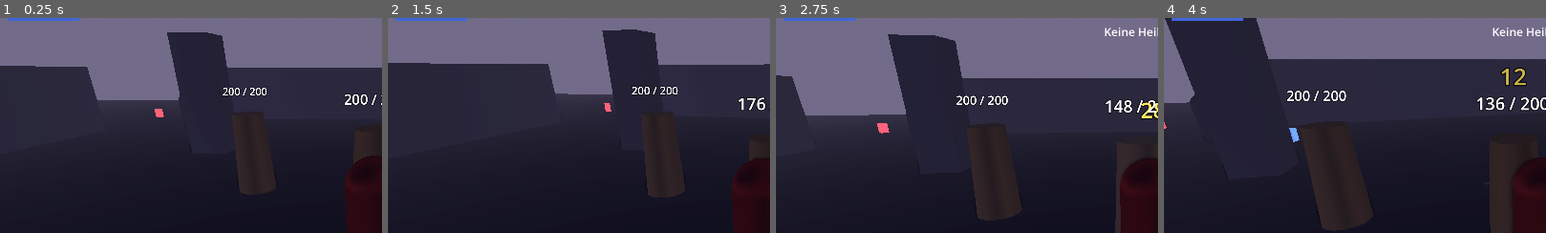
Above: before the commit, frames 1-4 (left to right).
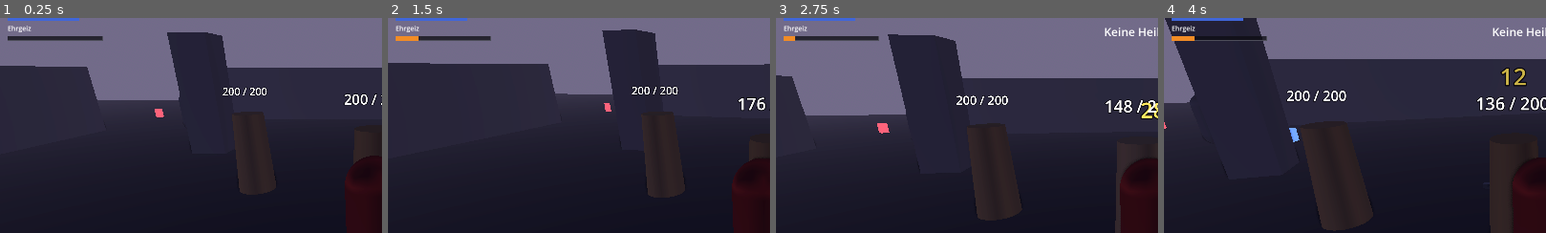
Above: after the commit, the same moments.

Repository: Aurelvonwatzdorf/nr1
Game: Godot game, scene res://tests/smoke_test.tscn
Two runs of this game, one before a commit and one after it. Both use one fixed random seed, a clock stepped at 60 frames per second and the inputs below. This scene is started directly instead of the project's main scene.
Inputs (mouse positions are % of the whole screen's width and height, from its top left):
- Up to frame 1 (0.25 s): no input
- Up to frame 2 (1.5 s): move the mouse to (55, 50) at 0.52 s; hold Right mouse button (block) 0.53-1.28 s; hold W (move_forward) from 0.53 s (still down); click (55, 50) at 0.6 s; move the mouse to (45, 50) at 1.27 s; right-click (45, 50) at 1.35 s
- Up to frame 3 (2.75 s): keep holding W (move_forward); tap R (heal) at 1.55, 2.1 s; move the mouse to (52, 48) at 2.02 s; hold Shift (sprint) from 2.03 s (still down)
- Up to frame 4 (4 s): keep holding W (move_forward); move the mouse to (49, 52) at 2.77 s; release Shift (sprint) at 2.78 s; tap Shift (sprint) at 2.85 s; click (49, 52) at 3.05 s; move the mouse to (57, 51) at 3.52 s; hold Right mouse button (block) from 3.53 s (still down); click (57, 51) at 3.6 s
The pictures show only the part of the screen within x 1-51%, y 12-62%; the shares and areas given below are measured in that part.

The runs differ from the first frame. In frame 1, 0.7% of the frame differs, in the area x 2-27%, y 3-11%; in frame 2, 0.7%; in frame 3, 0.7%; in frame 4, 0.6%.

Commit message:
M5 step 3: Aurel's ambition and his nine skills
AmbitionComponent grows with landed hits, drops when Aurel is hit or
idle, and adds up to +20% damage (shown as a fourth HUD bar). Skills:
Hunger, chain strikes, summit (free attacks at full ambition), sparks,
burning embers, wildfire shockwave, corporate badge (shorter detection),
weak spots (+15% vs corporate) and takeover (longer parry stun).
Enemies gain a faction and can burn.

Co-Authored-By: Claude Opus 5.5 <noreply@anthropic.com>
Claude-Session: https://claude.ai/code/session_01RjnwZ2TtYogGPE8DCJukRJ

Diff:
--- a/game/resources/characters/aurel.tres
+++ b/game/resources/characters/aurel.tres
@@ -13,4 +13,5 @@
 light_attack = ExtResource("2_light")
 heavy_attack = ExtResource("3_heavy")
 skill_tree = ExtResource("4_tree")
+special_resource = &"ambition"
 placeholder_color = Color(0.75, 0.22, 0.2, 1)
--- a/game/resources/enemies/corporate_guard.tres
+++ b/game/resources/enemies/corporate_guard.tres
@@ -6,6 +6,7 @@
 [resource]
 script = ExtResource("1_enemy")
 display_name = "Konzernwache"
+faction = &"corporate"
 max_health = 80.0
 memories_reward = 50
 attack = ExtResource("2_attack")
--- a/game/scenes/ui/hud.tscn
+++ b/game/scenes/ui/hud.tscn
@@ -16,6 +16,9 @@
 [sub_resource type="StyleBoxFlat" id="StyleBoxFlat_stamina"]
 bg_color = Color(0.2, 0.62, 0.3, 1)
 
+[sub_resource type="StyleBoxFlat" id="StyleBoxFlat_special"]
+bg_color = Color(0.95, 0.55, 0.15, 1)
+
 [sub_resource type="StyleBoxFlat" id="StyleBoxFlat_focus"]
 bg_color = Color(0.25, 0.4, 0.85, 1)
 
@@ -65,6 +68,23 @@
 value = 100.0
 show_percentage = false
 
+[node name="SpecialLabel" type="Label" parent="Bars"]
+unique_name_in_owner = true
+visible = false
+layout_mode = 2
+theme_override_font_sizes/font_size = 14
+text = "Ehrgeiz"
+
+[node name="SpecialBar" type="ProgressBar" parent="Bars"]
+unique_name_in_owner = true
+visible = false
+custom_minimum_size = Vector2(200, 10)
+layout_mode = 2
+size_flags_horizontal = 0
+theme_override_styles/background = SubResource("StyleBoxFlat_background")
+theme_override_styles/fill = SubResource("StyleBoxFlat_special")
+show_percentage = false
+
 [node name="ControlsLabel" type="Label" parent="."]
 anchors_preset = 2
 anchor_top = 1.0
--- a/game/scripts/characters/character_data.gd
+++ b/game/scripts/characters/character_data.gd
@@ -51,6 +51,11 @@
 @export var light_attack: AttackData
 @export var heavy_attack: AttackData
 
+@export_group("Besonderheit")
+## Eigene Ressource der Figur: &"ambition" (Aurels Ehrgeiz), &"ravens" (Tahirou,
+## folgt), leer = keine.
+@export var special_resource: StringName = &""
+
 @export_group("Darstellung")
 ## Farbe der Platzhalter-Kapsel, solange es kein Modell gibt.
 @export var placeholder_color: Color = Color(0.8, 0.8, 0.8)
--- a/game/scripts/combat/hitbox.gd
+++ b/game/scripts/combat/hitbox.gd
@@ -10,6 +10,10 @@
 
 ## Team des Angreifers (z. B. &"player", &"enemy").
 @export var team: StringName = &""
+
+## Optional: func(ziel: Hurtbox, schaden: float) -> float. Passt den Schaden je
+## Ziel an (z. B. Bonus gegen bestimmte Gegner).
+var damage_modifier: Callable
 
 var _active: bool = false
 var _damage: float = 0.0
@@ -50,7 +54,7 @@
 			continue
 		_already_hit.append(hurtbox)
 		var hit := HitData.new()
-		hit.damage = _damage
+		hit.damage = damage_modifier.call(hurtbox, _damage) if damage_modifier.is_valid() else _damage
 		hit.knockback = _knockback
 		hit.source = owner as Node3D
 		var to_target := hurtbox.global_position - global_position
--- /dev/null
+++ b/game/scripts/components/ambition_component.gd
@@ -0,0 +1,53 @@
+class_name AmbitionComponent
+extends StatPoolComponent
+## Aurels Ehrgeiz (0 bis 100). Wächst mit jedem eigenen Treffer, sinkt, wenn er
+## getroffen wird oder eine Weile nicht angreift. Voller Ehrgeiz = mehr Schaden.
+
+## Ehrgeiz pro eigenem Treffer.
+@export var gain_per_hit: float = 12.0
+## So lange nach dem letzten Treffer bleibt der Ehrgeiz stabil.
+@export var decay_delay: float = 2.5
+@export var decay_per_second: float = 15.0
+## Verlust, wenn Aurel selbst getroffen wird.
+@export var loss_when_hit: float = 25.0
+## Schadens-Bonus bei vollem Ehrgeiz (0.2 = +20 %).
+@export var max_damage_bonus: float = 0.2
+
+var _time_since_hit: float = 0.0
+
+
+func _ready() -> void:
+	super._ready()
+	current = 0.0
+
+
+func _physics_process(delta: float) -> void:
+	_time_since_hit += delta
+	if _time_since_hit > decay_delay and current > 0.0:
+		remove(decay_per_second * delta)
+
+
+## Eigener Treffer gelandet.
+func on_hit_landed() -> void:
+	var gain := gain_per_hit
+	if GameState.has_skill(&"aurel_hunger"):
+		gain *= 1.5
+	add(gain)
+	_time_since_hit = 0.0
+
+
+## Selbst getroffen worden.
+func on_got_hit() -> void:
+	remove(loss_when_hit)
+
+
+func is_full() -> bool:
+	return current >= max_value - 0.01
+
+
+func get_damage_bonus() -> float:
+	return get_ratio() * max_damage_bonus
+
+
+func spend_all() -> void:
+	remove(current)
--- a/game/scripts/enemies/enemy.gd
+++ b/game/scripts/enemies/enemy.gd
@@ -28,6 +28,9 @@
 
 var _material: StandardMaterial3D
 var _pose_tween: Tween
+## Brennen (z. B. durch Aurels „Glutnarben“): Schaden pro Sekunde und Restzeit.
+var _burn_damage_per_second: float = 0.0
+var _burn_time_left: float = 0.0
 
 
 func _ready() -> void:
@@ -49,6 +52,7 @@
 
 func _physics_process(delta: float) -> void:
 	attack_cooldown_left = maxf(attack_cooldown_left - delta, 0.0)
+	_update_burn(delta)
 	if not is_on_floor():
 		velocity.y -= gravity * delta
 	state_machine.physics_update(delta)
@@ -87,6 +91,36 @@
 		return
 	var target_angle := atan2(-direction.x, -direction.z)
 	rotation.y = lerp_angle(rotation.y, target_angle, 1.0 - exp(-data.turn_speed * delta))
+
+
+## Sichtweite, angepasst an Fähigkeiten der Spielfigur (z. B. „Firmenausweis“).
+func get_detection_radius() -> float:
+	if data.faction == &"corporate" and GameState.has_skill(&"aurel_badge"):
+		return data.detection_radius * 0.6
+	return data.detection_radius
+
+
+## In Brand setzen: Schaden über Zeit, ohne Taumeln.
+func apply_burn(damage_per_second: float, duration: float) -> void:
+	_burn_damage_per_second = damage_per_second
+	_burn_time_left = duration
+
+
+func is_burning() -> bool:
+	return _burn_time_left > 0.0
+
+
+func _update_burn(delta: float) -> void:
+	if _burn_time_left <= 0.0:
+		return
+	_burn_time_left -= delta
+	if health.is_dead:
+		_burn_time_left = 0.0
+	else:
+		health.take_damage(_burn_damage_per_second * delta)
+	_material.emission_enabled = _burn_time_left > 0.0
+	_material.emission = Color(1.0, 0.45, 0.1)
+	_material.emission_energy_multiplier = 1.2
 
 
 func get_facing_direction() -> Vector3:
@@ -138,6 +172,7 @@
 	global_transform = home_transform
 	velocity = Vector3.ZERO
 	attack_cooldown_left = 0.0
+	_burn_time_left = 0.0
 	health.revive()
 	visible = true
 	collision_shape.set_deferred(&"disabled", false)
@@ -158,7 +193,10 @@
 
 func _on_hit_landed(_hurtbox: Hurtbox, _hit: HitData, result: Hurtbox.Result) -> void:
 	if result == Hurtbox.Result.PARRIED and not health.is_dead:
-		state_machine.transition_to(&"stagger", {"time": data.parried_stun_time, "parried": true})
+		var stun := data.parried_stun_time
+		if data.faction == &"corporate" and GameState.has_skill(&"aurel_takeover"):
+			stun *= 2.0
+		state_machine.transition_to(&"stagger", {"time": stun, "parried": true})
 
 
 func _on_died() -> void:
--- a/game/scripts/enemies/enemy_data.gd
+++ b/game/scripts/enemies/enemy_data.gd
@@ -3,6 +3,9 @@
 ## Alle Werte eines Gegnertyps. Neue Gegner = neue .tres-Datei, kein neuer Code.
 
 @export var display_name: String = "Gegner"
+## Zugehörigkeit, z. B. &"corporate" (Konzern). Manche Fähigkeiten wirken nur
+## gegen bestimmte Gruppen.
+@export var faction: StringName = &""
 
 @export_group("Werte")
 @export var max_health: float = 80.0
--- a/game/scripts/enemies/states/enemy_idle_state.gd
+++ b/game/scripts/enemies/states/enemy_idle_state.gd
@@ -6,5 +6,5 @@
 func physics_update(delta: float) -> void:
 	enemy.accelerate_to(Vector3.ZERO, delta)
 	var player := enemy.get_player()
-	if player and enemy.distance_to_node(player) <= enemy.data.detection_radius:
+	if player and enemy.distance_to_node(player) <= enemy.get_detection_radius():
 		state_machine.transition_to(&"chase")
--- a/game/scripts/enemies/states/enemy_return_state.gd
+++ b/game/scripts/enemies/states/enemy_return_state.gd
@@ -9,7 +9,7 @@
 
 func physics_update(delta: float) -> void:
 	var player := enemy.get_player()
-	if player and enemy.distance_to_node(player) <= enemy.data.detection_radius:
+	if player and enemy.distance_to_node(player) <= enemy.get_detection_radius():
 		state_machine.transition_to(&"chase")
 		return
 	var offset := enemy.home_transform.origin - enemy.global_position
--- a/game/scripts/player/player.gd
+++ b/game/scripts/player/player.gd
@@ -27,6 +27,10 @@
 ## Zeitlich begrenzter Schadens-Bonus (z. B. Kraftampulle).
 var damage_buff: float = 0.0
 var damage_buff_time_left: float = 0.0
+## Eigene Ressource der Figur (Aurel: AmbitionComponent) oder null.
+var special_resource: StatPoolComponent
+## Nummer des aktuellen Schlags in einer Kombo (1, 2, 3 …).
+var combo_count: int = 0
 
 
 func _ready() -> void:
@@ -42,6 +46,7 @@
 	lock_on.target_changed.connect(camera_rig.set_lock_target)
 	hitbox.hit_landed.connect(_on_hit_landed)
 	hurtbox.hit_filter = _filter_incoming_hit
+	hitbox.damage_modifier = _modify_outgoing_damage
 	state_machine.start(self)
 	EventBus.player_spawned.emit(self)
 
@@ -129,7 +134,13 @@
 ## Schaden-Faktor aus Stats (Stärke), dauerhaften Artefakten und Buffs.
 func get_damage_multiplier() -> float:
 	return GameState.stats.get_damage_multiplier() \
-		+ GameState.inventory.get_permanent_bonus(&"bonus_damage") + damage_buff
+		+ GameState.inventory.get_permanent_bonus(&"bonus_damage") + damage_buff \
+		+ (get_ambition().get_damage_bonus() if get_ambition() else 0.0)
+
+
+## Aurels Ehrgeiz (oder null bei anderen Figuren).
+func get_ambition() -> AmbitionComponent:
+	return special_resource as AmbitionComponent
 
 
 ## Benutzt einen Gegenstand. Verbrauchbares wird erst getrunken (kurze Pause).
@@ -172,6 +183,7 @@
 	var data := character_data
 	stamina.regen_delay = data.stamina_regen_delay
 	_apply_stats(true)
+	_setup_special_resource()
 	if data.model_scene:
 		# Später: echtes Modell statt Kapsel einsetzen.
 		body_mesh.visible = false
@@ -227,6 +239,49 @@
 	return Hurtbox.Result.BLOCKED
 
 
+## Erzeugt die eigene Ressource der Figur (z. B. Aurels Ehrgeiz).
+func _setup_special_resource() -> void:
+	if special_resource:
+		special_resource.queue_free()
+		special_resource = null
+	match character_data.special_resource:
+		&"ambition":
+			special_resource = AmbitionComponent.new()
+			special_resource.name = "Ambition"
+			add_child(special_resource)
+	EventBus.special_resource_changed.emit(special_resource, character_data.special_resource)
+
+
+## Schaden je Ziel anpassen (Kombo, Funken, Schwachstellen).
+func _modify_outgoing_damage(target: Hurtbox, damage: float) -> float:
+	var ambition := get_ambition()
+	var attack_state := state_machine.current_state as PlayerAttackState
+	if GameState.has_skill(&"aurel_chain_strikes") and attack_state and not attack_state.is_heavy():
+		damage *= 1.0 + 0.1 * clampi(combo_count - 1, 0, 3)
+	if GameState.has_skill(&"aurel_sparks") and ambition and ambition.get_ratio() >= 0.5:
+		damage += 5.0
+	var enemy := target.owner as Enemy
+	if enemy and enemy.data.faction == &"corporate" and GameState.has_skill(&"aurel_weak_spots"):
+		damage *= 1.15
+	return damage
+
+
+## Feuerwelle („Lauffeuer“): Schaden an allen Gegnern im Umkreis.
+func release_wildfire(radius: float = 3.0, damage: float = 25.0) -> void:
+	for node: Node in get_tree().get_nodes_in_group(&"enemies"):
+		var enemy := node as Enemy
+		if enemy and not enemy.health.is_dead and enemy.global_position.distance_to(global_position) <= radius:
+			var hit := HitData.new()
+			hit.damage = damage
+			hit.knockback = 4.0
+			hit.source = self
+			hit.direction = (enemy.global_position - global_position).normalized()
+			enemy.hurtbox.receive_hit(hit)
+	get_ambition().spend_all()
+	EventBus.camera_shake_requested.emit(0.6)
+	animator.play_wildfire(radius)
+
+
 ## Rechnet Leben, Ausdauer und Fokus aus Grundwerten und Stats neu aus.
 func _apply_stats(refill: bool = false) -> void:
 	var data := character_data
@@ -259,13 +314,20 @@
 	if result != Hurtbox.Result.HIT:
 		return
 	last_hit = hit
+	if get_ambition():
+		get_ambition().on_got_hit()
 	EventBus.camera_shake_requested.emit(0.5)
 	HitStop.apply(0.08)
 	state_machine.transition_to(&"hurt")
 
 
 ## Eigener Treffer: kurzer Hitstop und leichtes Wackeln, stärker bei viel Schaden.
-func _on_hit_landed(_target: Hurtbox, hit: HitData, _result: Hurtbox.Result) -> void:
+func _on_hit_landed(target: Hurtbox, hit: HitData, _result: Hurtbox.Result) -> void:
+	if get_ambition():
+		get_ambition().on_hit_landed()
+	var enemy := target.owner as Enemy
+	if enemy and GameState.has_skill(&"aurel_embers"):
+		enemy.apply_burn(3.0, 3.0)
 	var heavy := hit.damage >= 20.0
 	HitStop.apply(0.09 if heavy else 0.05)
 	EventBus.camera_shake_requested.emit(0.3 if heavy else 0.15)
--- a/game/scripts/player/player_animator.gd
+++ b/game/scripts/player/player_animator.gd
@@ -55,6 +55,29 @@
 	weapon_pivot.rotation = Vector3(0.0, deg_to_rad(80.0), deg_to_rad(70.0)) if active else Vector3.ZERO
 
 
+## Platzhalter-Effekt für Aurels Feuerwelle: wachsender, verblassender Ring.
+func play_wildfire(radius: float) -> void:
+	if visual_root == null:
+		return
+	var ring := MeshInstance3D.new()
+	var mesh := TorusMesh.new()
+	mesh.inner_radius = 0.8
+	mesh.outer_radius = 1.0
+	ring.mesh = mesh
+	var material := StandardMaterial3D.new()
+	material.shading_mode = BaseMaterial3D.SHADING_MODE_UNSHADED
+	material.transparency = BaseMaterial3D.TRANSPARENCY_ALPHA
+	material.albedo_color = Color(1.0, 0.5, 0.1, 0.9)
+	ring.material_override = material
+	visual_root.get_parent().add_child(ring)
+	ring.top_level = true
+	ring.global_position = visual_root.global_position + Vector3.UP * 0.3
+	var tween := ring.create_tween().set_parallel()
+	tween.tween_property(ring, "scale", Vector3.ONE * radius, 0.35)
+	tween.tween_property(material, "albedo_color:a", 0.0, 0.35)
+	tween.chain().tween_callback(ring.queue_free)
+
+
 ## Grundhaltung wiederherstellen (z. B. nach dem Respawn).
 func reset_pose() -> void:
 	_kill_tween()
--- a/game/scripts/player/states/attack_state.gd
+++ b/game/scripts/player/states/attack_state.gd
@@ -11,16 +11,28 @@
 var _time: float = 0.0
 ## Gepufferter Folgeangriff: -1 = keiner, 0 = leicht, 1 = schwer.
 var _buffered: int = -1
+var _heavy: bool = false
+
+
+func is_heavy() -> bool:
+	return _heavy
 
 
 func enter(msg: Dictionary = {}) -> void:
 	var data := player.character_data
 	var heavy: bool = msg.get("heavy", false)
 	_attack = data.heavy_attack if heavy and data.heavy_attack else data.light_attack
+	_heavy = _attack == data.heavy_attack
 	_phase = Phase.STARTUP
 	_time = 0.0
 	_buffered = -1
-	player.stamina.consume(_attack.stamina_cost)
+	player.combo_count = msg.get("combo", 1)
+	var ambition := player.get_ambition()
+	var free_attack := ambition != null and ambition.is_full() and GameState.has_skill(&"aurel_summit")
+	if not free_attack:
+		player.stamina.consume(_attack.stamina_cost)
+	if _heavy and ambition and ambition.is_full() and GameState.has_skill(&"aurel_wildfire"):
+		player.release_wildfire()
 	# Mit Lock-on zielt der Schlag aufs Ziel, sonst in Laufrichtung.
 	var aim := player.get_direction_to_lock_target()
 	player.snap_towards(aim if aim != Vector3.ZERO else player.get_move_direction())
@@ -51,7 +63,7 @@
 
 	if _time >= _attack.get_total_time():
 		if _buffered >= 0 and player.stamina.can_act():
-			state_machine.transition_to(&"attack", {"heavy": _buffered == 1})
+			state_machine.transition_to(&"attack", {"heavy": _buffered == 1, "combo": player.combo_count + 1})
 		else:
 			return_to_locomotion()
 
--- a/game/scripts/systems/event_bus.gd
+++ b/game/scripts/systems/event_bus.gd
@@ -7,6 +7,8 @@
 
 ## Die Spielfigur ist in der Szene bereit.
 signal player_spawned(player: Player)
+## Die eigene Ressource der Figur wurde erzeugt (null = keine).
+signal special_resource_changed(pool: StatPoolComponent, kind: StringName)
 ## Die gespielte Figur wurde gewählt oder gewechselt.
 signal character_changed(data: CharacterData)
 ## Die Spielfigur ist gestorben.
--- a/game/scripts/ui/hud.gd
+++ b/game/scripts/ui/hud.gd
@@ -6,6 +6,8 @@
 @onready var health_bar: ProgressBar = %HealthBar
 @onready var stamina_bar: ProgressBar = %StaminaBar
 @onready var focus_bar: ProgressBar = %FocusBar
+@onready var special_bar: ProgressBar = %SpecialBar
+@onready var special_label: Label = %SpecialLabel
 @onready var pause_label: Label = %PauseLabel
 @onready var memories_label: Label = %MemoriesLabel
 @onready var money_label: Label = %MoneyLabel
@@ -33,6 +35,7 @@
 	prompt_label.text = ""
 	EventBus.interaction_prompt_changed.connect(func(prompt: String) -> void: prompt_label.text = "E: %s" % prompt if prompt != "" else "")
 	EventBus.message_requested.connect(show_message)
+	EventBus.special_resource_changed.connect(_bind_special)
 	EventBus.character_changed.connect(func(data: CharacterData) -> void: name_label.text = data.display_name)
 	EventBus.game_saved.connect(func() -> void: saved_label_flash())
 	GameState.inventory.changed.connect(_update_potions)
@@ -108,6 +111,21 @@
 	_bind_bar(health_bar, player.health)
 	_bind_bar(stamina_bar, player.stamina)
 	_bind_bar(focus_bar, player.focus)
+	_bind_special(player.special_resource, player.character_data.special_resource)
+
+
+## Balken für die eigene Ressource der Figur (Ehrgeiz …), sonst ausgeblendet.
+func _bind_special(pool: StatPoolComponent, kind: StringName) -> void:
+	special_bar.visible = pool != null
+	special_label.visible = pool != null
+	if pool == null:
+		return
+	special_label.text = {&"ambition": "Ehrgeiz"}.get(kind, String(kind))
+	var update := func(current: float, maximum: float) -> void:
+		special_bar.max_value = maximum
+		special_bar.value = current
+	pool.value_changed.connect(update)
+	update.call(pool.current, pool.max_value)
 
 
 func _bind_bar(bar: ProgressBar, pool: StatPoolComponent) -> void:
--- a/game/tests/smoke_test.gd
+++ b/game/tests/smoke_test.gd
@@ -45,6 +45,7 @@
 
 	# Schwerer Angriff (Shift + Linksklick)
 	await _frames(60)
+	player.get_ambition().spend_all()
 	player.global_position = Vector3(0.0, 0.05, -2.5)
 	player.rotation = Vector3.ZERO
 	Input.action_press(&"sprint")
@@ -256,6 +257,7 @@
 	_check(player.interaction_detector.current == null, "Weit weg: keine Interaktion")
 
 	# Stats: Leveln mit Erinnerungen, abgeleitete Werte
+	player.get_ambition().spend_all()
 	var stats := GameState.stats
 	_check(stats.get_level() == 1 and stats.get_level_up_cost() == 100, "Start: Stufe 1, nächste Stufe kostet 100")
 	GameState.memories = 50
@@ -299,6 +301,7 @@
 	inventory.add(&"heart_amulet")
 	_check(is_equal_approx(player.health.max_value, max_hp + 15.0), "Dauerhaftes Artefakt: +15 maximales Leben")
 	inventory.remove(&"heart_amulet")
+	player.get_ambition().spend_all()
 	var multiplier := player.get_damage_multiplier()
 	inventory.add(&"power_ampoule")
 	player.use_item(ItemDatabase.get_item(&"power_ampoule"))
@@ -492,6 +495,66 @@
 	GameState.reset()
 	await _frames(3)
 
+	# Aurels Ehrgeiz
+	var ambition := player.get_ambition()
+	_check(ambition != null and is_equal_approx(ambition.current, 0.0), "Aurel hat Ehrgeiz, startet bei 0")
+	dummy.health.revive()
+	player.stamina.refill()
+	player.global_position = Vector3(0.0, 0.05, -2.5)
+	player.rotation = Vector3.ZERO
+	await _frames(10)
+	await _tap(&"attack_light")
+	await _frames(40)
+	_check(is_equal_approx(ambition.current, 12.0), "Treffer gibt 12 Ehrgeiz (%.1f)" % ambition.current)
+	ambition.add(100.0)
+	var mult_full := player.get_damage_multiplier()
+	_check(is_equal_approx(mult_full, 1.2), "Voller Ehrgeiz: +20 %% Schaden (%.2f)" % mult_full)
+	var hp_ambition := player.health.current
+	var hit_on_aurel := HitData.new()
+	hit_on_aurel.damage = 5.0
+	player.hurtbox.receive_hit(hit_on_aurel)
+	_check(is_equal_approx(ambition.current, 75.0), "Getroffen: -25 Ehrgeiz")
+	await _frames(30)
+	ambition._time_since_hit = 10.0
+	var before_decay := ambition.current
+	await _frames(30)
+	_check(ambition.current < before_decay, "Ohne Angriffe schwindet der Ehrgeiz")
+	player.health.revive()
+
+	# Aurels Fähigkeiten im Kampf
+	GameState.unlocked_skills.append_array([&"aurel_sparks", &"aurel_embers", &"aurel_badge", &"aurel_weak_spots", &"aurel_wildfire", &"aurel_summit"])
+	_check(is_equal_approx(guard.get_detection_radius(), 6.0), "Firmenausweis: Wachen sehen nur noch 6 statt 10 Meter")
+	var weak_spot := player._modify_outgoing_damage(guard.hurtbox, 10.0)
+	ambition.spend_all()
+	_check(is_equal_approx(player._modify_outgoing_damage(guard.hurtbox, 10.0), 11.5), "Schwachstellenwissen: +15 %% gegen Konzern")
+	ambition.add(60.0)
+	_check(is_equal_approx(player._modify_outgoing_damage(dummy.hurtbox, 10.0), 15.0), "Funkenschlag: +5 ab halbem Ehrgeiz")
+	_check(weak_spot >= 11.5, "Boni addieren sich")
+	guard.global_position = player.global_position + Vector3(0.0, 0.0, -2.0)
+	guard.apply_burn(3.0, 3.0)
+	var guard_hp_burn := guard.health.current
+	await _frames(60)
+	_check(guard.health.current < guard_hp_burn and guard.health.current > guard_hp_burn - 4.0, "Glutnarben: Gegner brennt (3 pro Sekunde)")
+	guard.health.revive()
+	guard.attack_cooldown_left = 100.0
+	player.health.revive()
+	player.state_machine.transition_to(&"idle")
+	await _frames(5)
+	ambition.add(100.0)
+	ambition._time_since_hit = 0.0
+	player.stamina.refill()
+	var stamina_full := player.stamina.current
+	await _tap(&"attack_heavy")
+	_check(player.state_machine.get_current_state_name() == &"attack", "Schwerer Angriff startet")
+	await _frames(3)
+	_check(is_equal_approx(player.stamina.current, stamina_full), "Gipfelsturm: voller Ehrgeiz, Angriff kostet keine Ausdauer")
+	_check(guard.health.current <= guard.health.max_value - 25.0 and is_equal_approx(ambition.current, 0.0), "Lauffeuer: Feuerwelle trifft und verbraucht den Ehrgeiz")
+	await _frames(60)
+	GameState.unlocked_skills.clear()
+	guard.reset_enemy()
+	player.global_position = Vector3(0.0, 0.05, 2.0)
+	await _frames(5)
+
 	# Figur aus Daten laden (Tahirou)
 	_check(GameState.select_character(&"tahirou"), "Tahirou kann gewählt werden")
 	var tahirou: Player = PLAYER_SCENE.instantiate()
Not shown, added: game/scripts/components/ambition_component.gd.uid
Not shown, changed: CLAUDE.md
